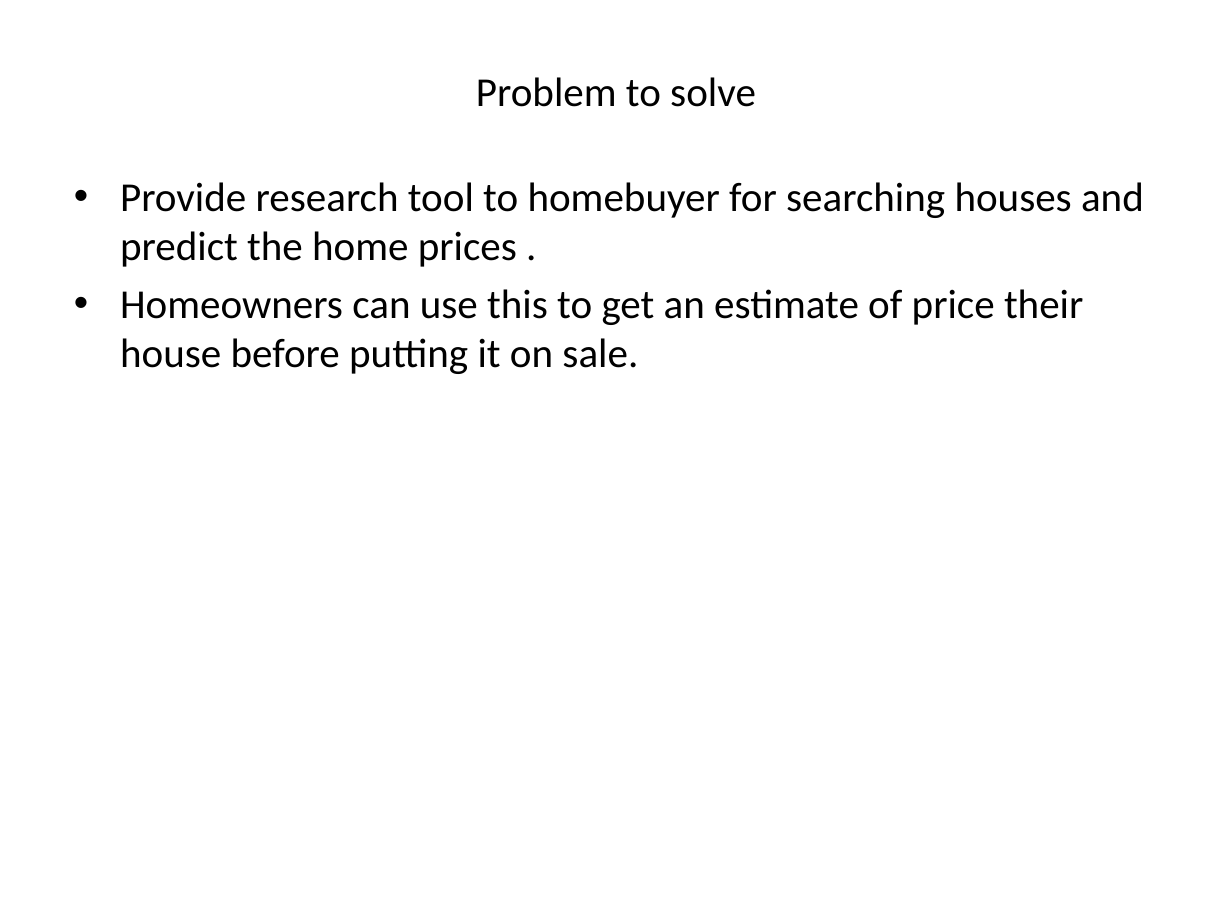
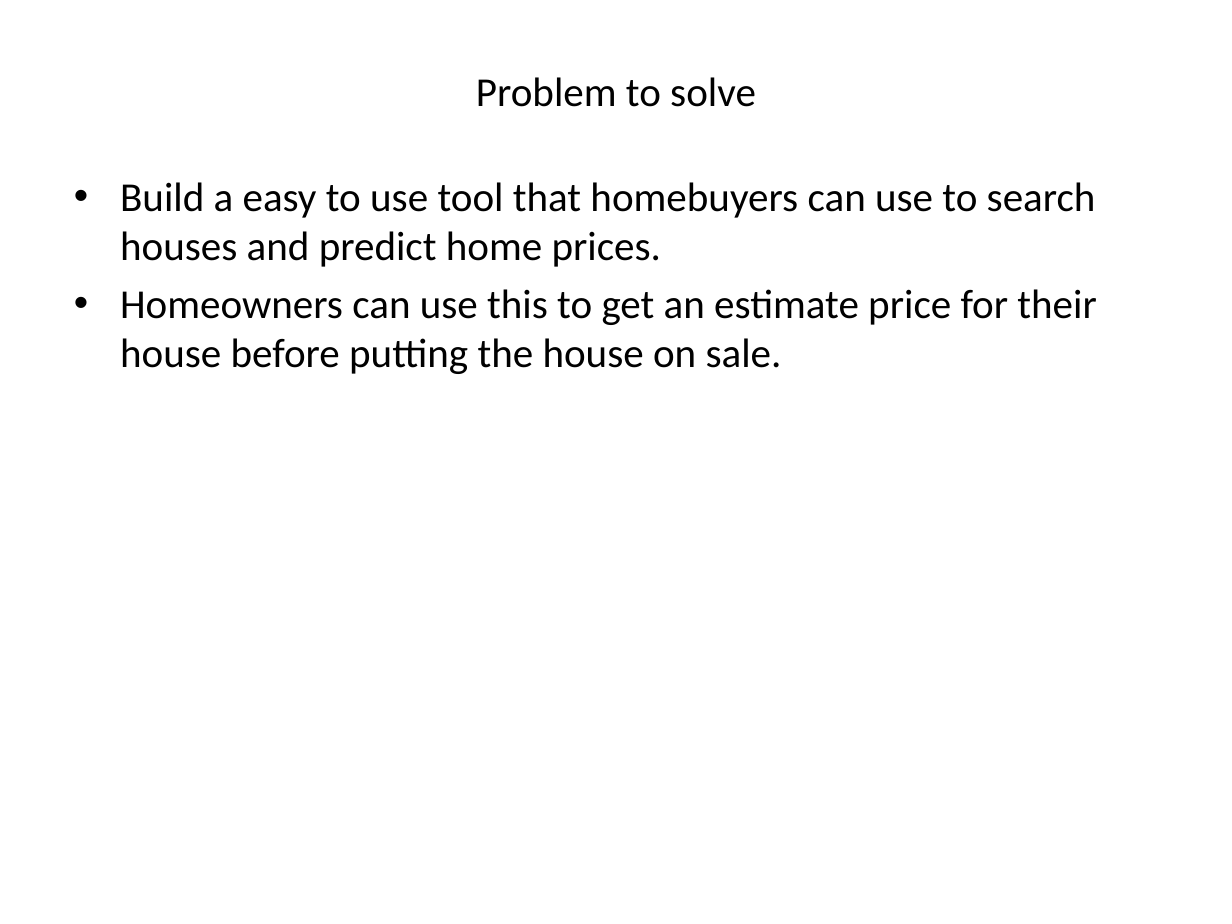
Before and after one commit to NKWalia/Final-Project, a slide deck: slide 2 of Presentation.pptx. Drawn at 1232x924 pixels with LibreOffice and Linux fonts; fonts in the diff are those of the drawing. Boxes give left, top, right and bottom in pixels: in the first picture for what was removed or moved away, otherwise in the second. Text is boxed around its words. In the diff, an @@ line names an element or a change of style, - is before the commit and + after.

```diff
--- a/Presentation.pptx
+++ b/Presentation.pptx
@@ text at [120, 182, 1096, 374]: text changed @@
-• Provide research tool to homebuyer for searching houses and predict the home prices .
-• Homeowners can use this to get an estimate of price their house before putting it on sale.
+• Build a easy to use tool that homebuyers can use to search houses and predict home prices.
+• Homeowners can use this to get an estimate price for their house before putting the house on sale.
```
Also in this commit, not shown: 6 other slides changed, 1 other file.
